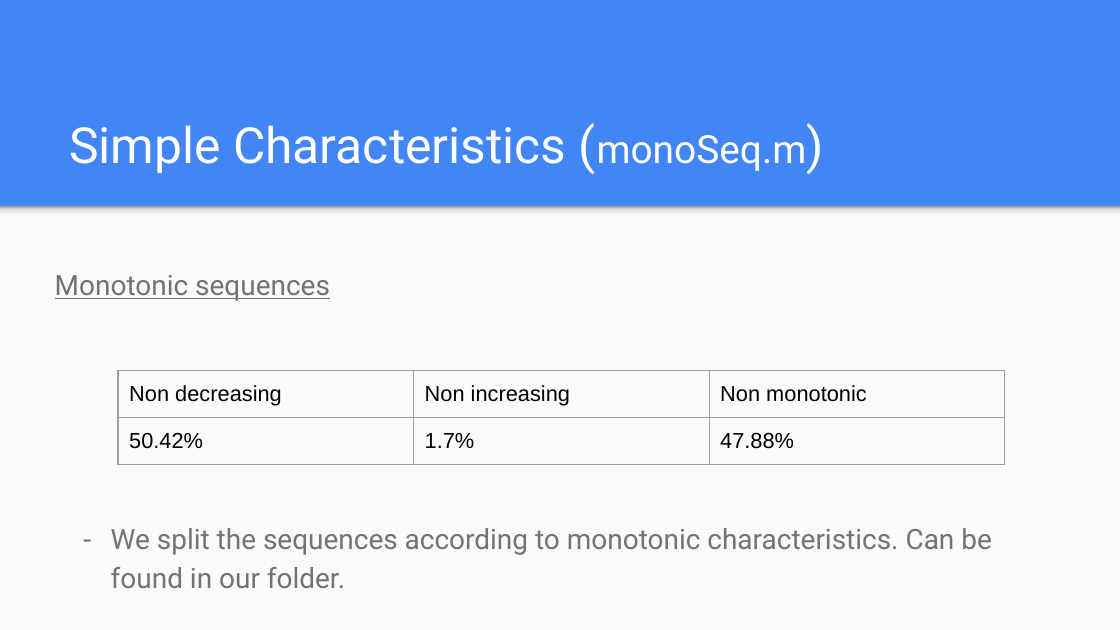
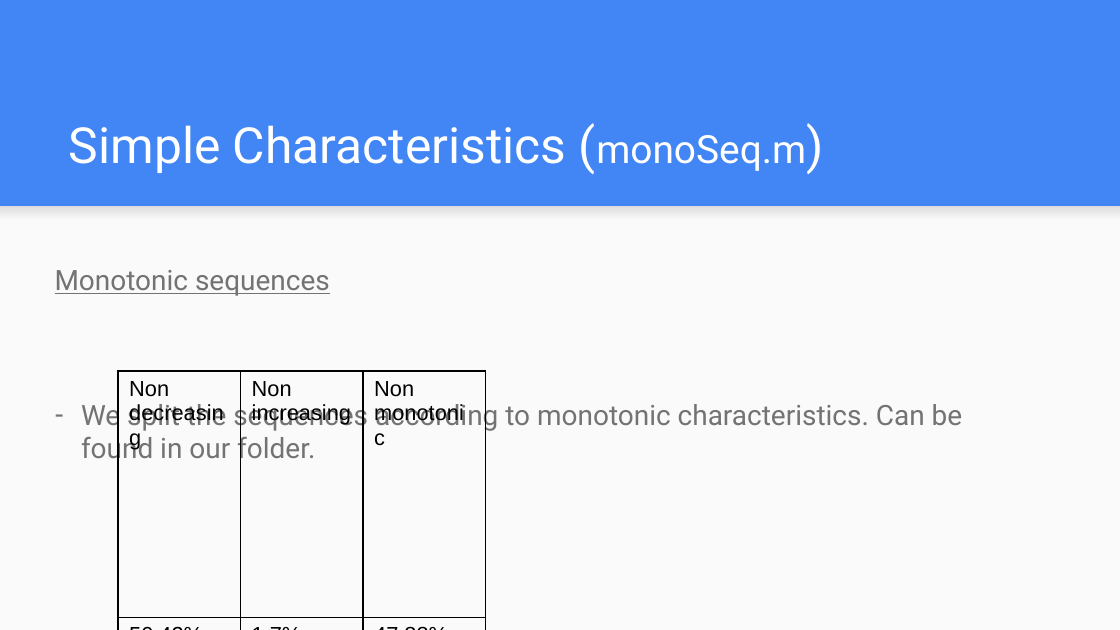
Before and after one commit to orzuk/OEIS, a slide deck: slide 9 of Filtering and summary statistics/filtering+stats.pptx. Drawn at 1120x630 pixels with LibreOffice and Linux fonts; fonts in the diff are those of the drawing. Boxes give left, top, right and bottom in pixels: in the first picture for what was removed or moved away, otherwise in the second. Text is boxed around its words. In the diff, an @@ line names an element or a change of style, - is before the commit and + after.

```diff
--- a/Filtering and summary statistics/filtering+stats.pptx
+++ b/Filtering and summary statistics/filtering+stats.pptx
@@ rectangle at [0, 206, 1120, 220]: fill gradient #F9F9F9 to #DEDEDE to #999999 to gradient #F9F9F9 to #DEDEDE @@
@@ text "Monotonic sequences" at [55, 270, 963, 465]: line spacing 1.15 to 1; less space between paragraphs; indent changed @@
@@ table at [118, 371, 484, 630] @@
@@ borders changed @@
@@ table: place and size @@
-table at [118, 371, 1005, 630]
+table at [118, 371, 484, 630]
```
Also in this commit, not shown: 18 other slides changed, 2 other files.
